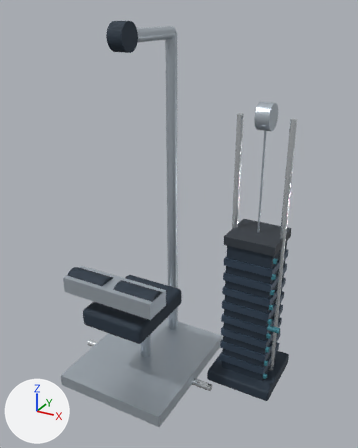
Two versions of the glTF model motion/models/lat_pulldown.glb, one commit apart.
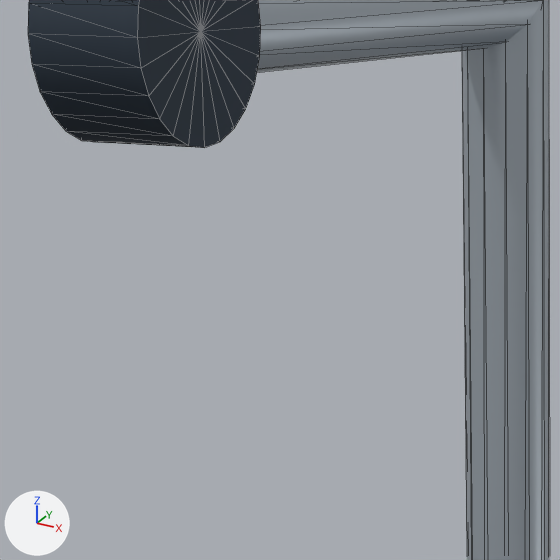
The first picture shows the older version from a 50 mm camera at (1.55, -2.34, 2.29) aimed at (0.25, 0.03, 1.11). The close-ups show the older and then the newer version on the part from 29% to 50% of the width and 7% to 24% of the height of that picture. Only the edits that show in the close-ups are written down. Every picture has the same lights, and +X, +Y and +Z are marked at lower left. The close-ups show mesh edges as thin lines. Where no turn or scale is listed for an object, it has been applied to the vertices.

Objects in the first close-up: 'cablePulley', 'overhead', 'pulleyArm'.
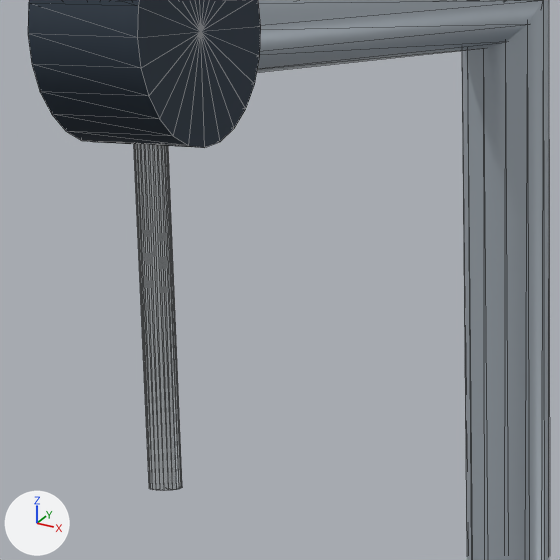
What the commit changed:
Mesh me_mesh_36 is new.
It has 52 vertices, 96 faces and spans x -0.012..0.012, y -0.012..0.012, z -0.155..0.155.
It uses material mat_material_2 (white #e0e6ea).
Object 'barCenter' (ob_barcenter) is new; it shows me_mesh_36.
Its location is (0.0, -0.12, 1.995).

Changed parts and their boxes (x1, y1, x2, y2) in the close-ups (560 x 560 px):
'barCenter', added: after (134, 144, 182, 491)
